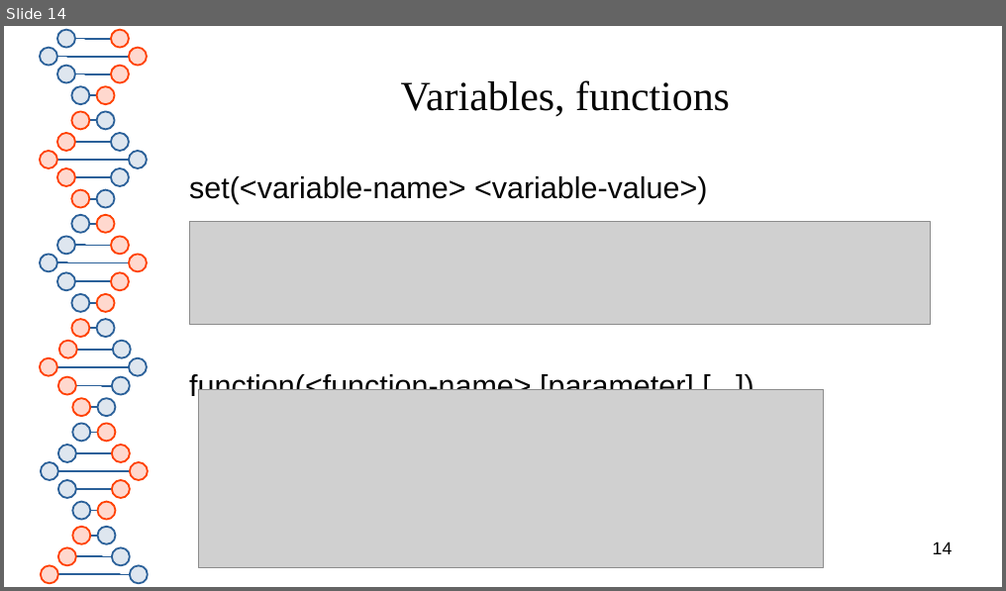
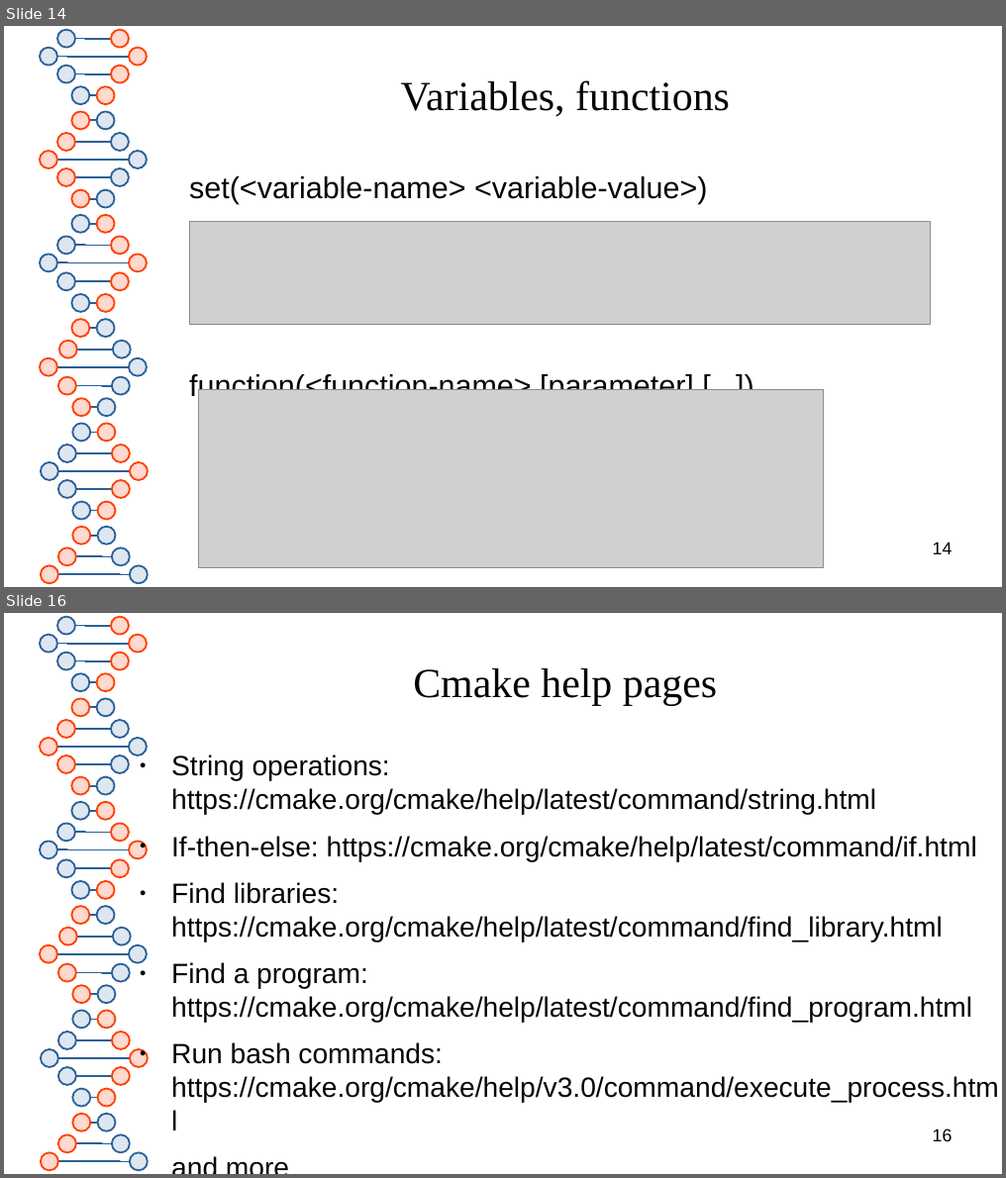
Before and after one commit to kingkybel/Transfer, a slide deck: CMakeTutorial/CMakeLecture.odp. Shown one above the other, each under a label of ours: slide 14 before the commit, slides 14 and 16 after it; the slides between them are not shown. The pictures are 1006x591 and 1006x1178 pixels, drawn with LibreOffice and Linux fonts; fonts in the diff are those of the drawing; grey boxes stand for pictures. Boxes give left, top, right and bottom in pixels: in the first picture for what was removed or moved away, otherwise in the second. Text is boxed around its words. In the diff, an @@ line names an element or a change of style, - is before the commit and + after.

```diff
--- a/CMakeTutorial/CMakeLecture.odp
+++ b/CMakeTutorial/CMakeLecture.odp
@@ slide 16 added at (4,613,1002,1174), background #FFFFFF; not listed: 81 template elements that a slide beside it also shows @@
@@ title added at (413,668,717,705), 33 pt, text #050505 @@
+Cmake help pages
@@ text added at (171,755,999,1102), 22.2 pt, text #050505 @@
+● String operations: https://cmake.org/cmake/help/latest/command/string.html
+● If-then-else: https://cmake.org/cmake/help/latest/command/if.html
+● Find libraries: https://cmake.org/cmake/help/latest/command/find_library.html
+● Find a program: https://cmake.org/cmake/help/latest/command/find_program.html
+● Run bash commands: https://cmake.org/cmake/help/v3.0/command/execute_process.html
+and more
@@ page number added at (933,1129,952,1142), 14 pt, text #000000 @@
+16
```
Also in this commit, not shown: 4 slides changed, 1 other file.
